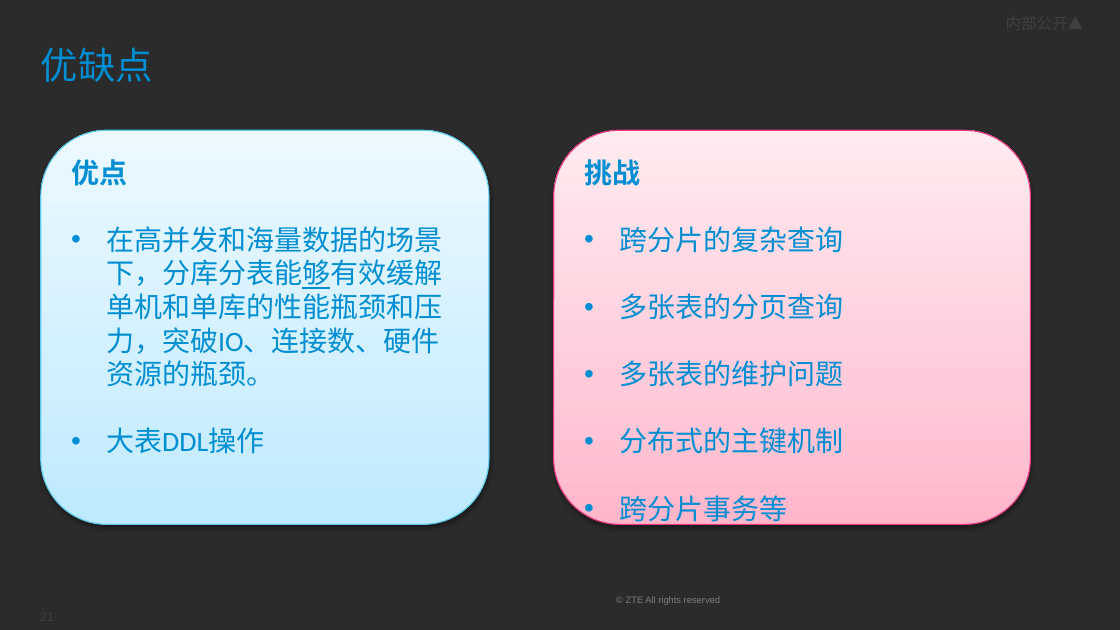
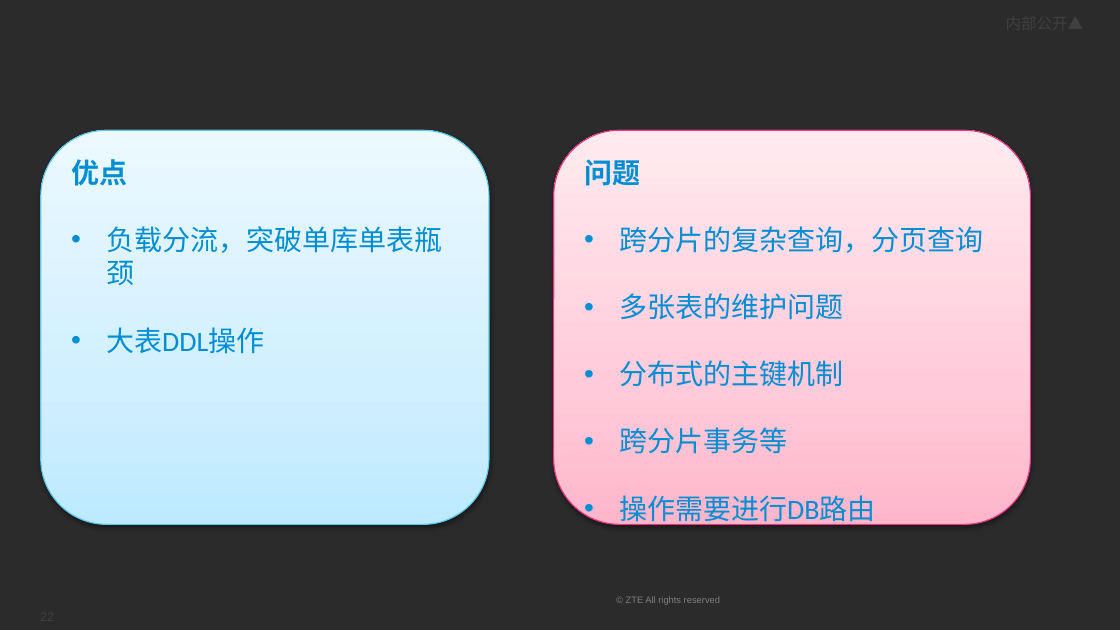
Before and after one commit to johnny8353/jproject, a slide deck: slide 22 of note/note-top/mysql-分布式/黄福强-Mysql分布式集群.pptx (slide 21 before the commit). Drawn at 1120x630 pixels with LibreOffice and Linux fonts; fonts in the diff are those of the drawing; background and template pictures are left out; a plain dark background stands for a picture behind light text. Boxes give left, top, right and bottom in pixels: in the first picture for what was removed or moved away, otherwise in the second. Text is boxed around its words. In the diff, an @@ line names an element or a change of style, - is before the commit and + after.

```diff
--- a/note/note-top/mysql-分布式/黄福强-Mysql分布式集群.pptx
+++ b/note/note-top/mysql-分布式/黄福强-Mysql分布式集群.pptx
@@ title removed at bbox=[41, 47, 153, 82] @@
-优缺点
@@ text in rounded rectangle at bbox=[584, 159, 983, 253]: text changed @@
-挑战
-• 跨分片的复杂查询
-• 多张表的分页查询
+问题
+• 跨分片的复杂查询，分页查询
@@ text in rounded rectangle at bbox=[106, 226, 442, 285]: text changed @@
-• 在高并发和海量数据的场景下，分库分表能够有效缓解单机和单库的性能瓶颈和压力，突破IO、连接数、硬件资源的瓶颈。
+• 负载分流，突破单库单表瓶颈
@@ text in rounded rectangle at bbox=[619, 495, 875, 527]: paragraph added @@
+• 操作需要进行DB路由
```
Also in this commit, not shown: 5 other slides changed, 1 slide added, 30 other files.
